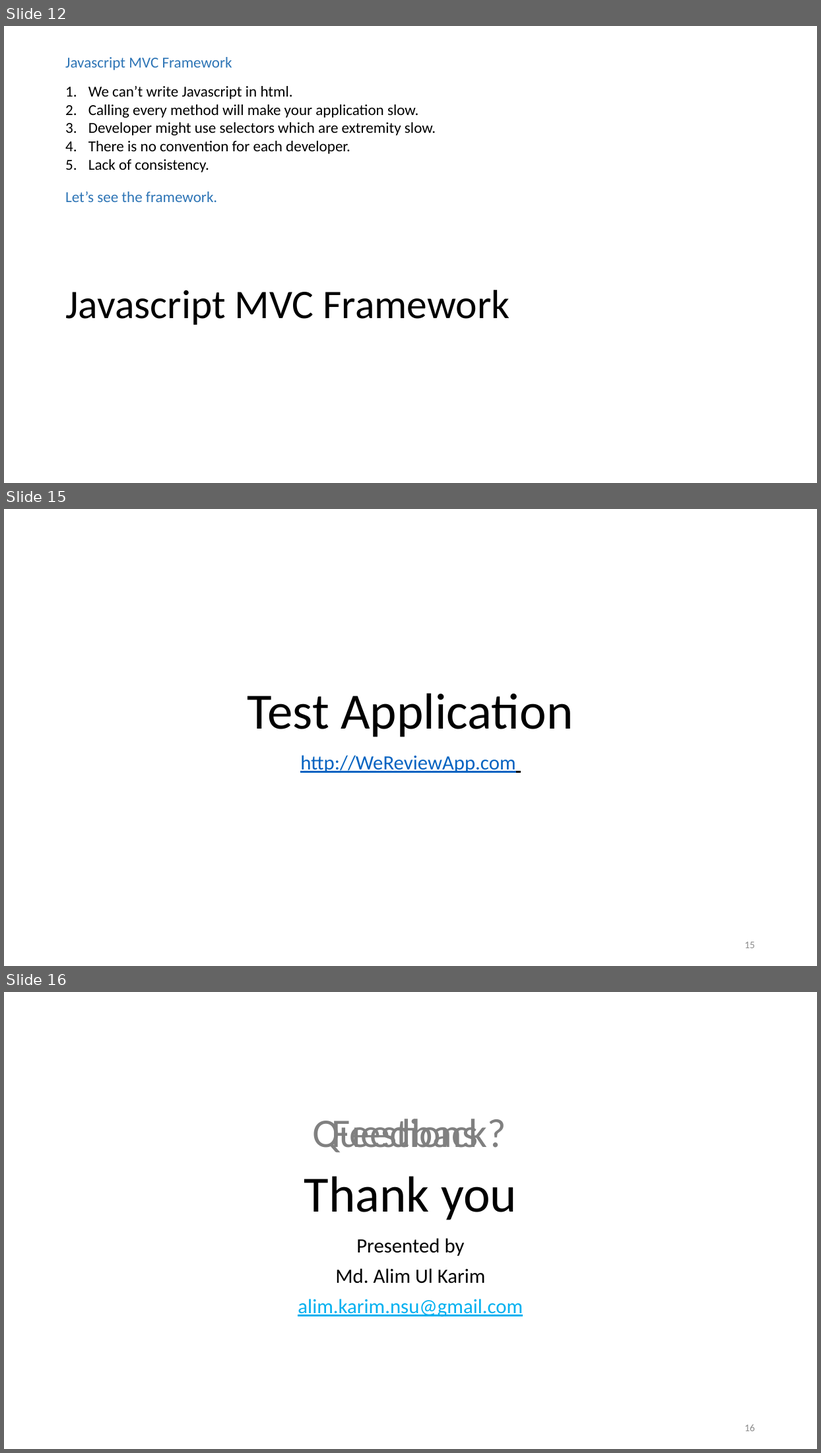
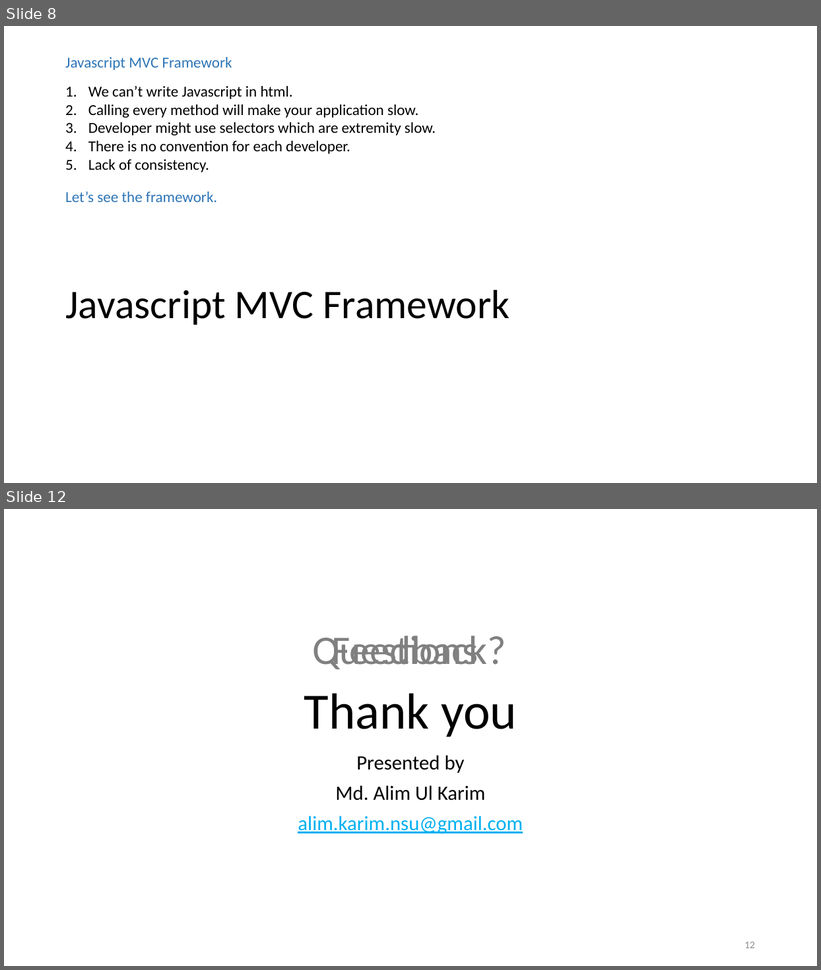
Before and after one commit to accorddeveloper/ASP.NET-MVC-Bootstrapper-Installed-Example, a slide deck: ASP.NET Presentation_2.pptx. Shown one above the other, each under a label of ours: slides 12, 15 and 16 before the commit, slides 8 and 12 after it; the slides between them are not shown. The pictures are 821x1453 and 821x970 pixels, drawn with LibreOffice and Linux fonts; fonts in the diff are those of the drawing. Boxes give left, top, right and bottom in pixels: in the first picture for what was removed or moved away, otherwise in the second. Text is boxed around its words. In the diff, an @@ line names an element or a change of style, - is before the commit and + after.

```diff
--- a/ASP.NET Presentation_2.pptx
+++ b/ASP.NET Presentation_2.pptx
@@ slide 15 removed at <box>4,509,817,966</box>, background #FFFFFF @@
@@ title removed at <box>248,693,574,737</box> @@
-Test Application
@@ subtitle removed at <box>300,755,516,773</box> @@
-http://WeReviewApp.com
@@ page number removed at <box>745,942,755,949</box> @@
-15
@@ what was slide 12 is now slide 8 @@
@@ what was slide 16 is now slide 12 @@
@@ page number at <box>745,942,755,949</box>: text changed @@
-16
+12
```
Also in this commit, not shown: 5 slides changed, 1 slide added, 4 other slides removed, 19 other files.
